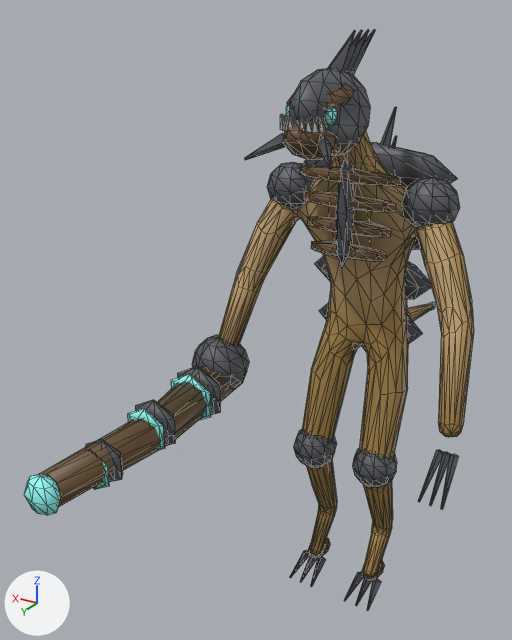
Two versions of the glTF model godot/assets/models/foes/vael_hunter.glb, one commit apart.
Both versions are drawn from a 50 mm camera at (-1.0, 2.57, 2.43) aimed at (0.33, 0.34, 1.32). The lights are fixed; the arrows at lower left show +X, +Y and +Z. The older version comes first. Mesh edges are drawn as thin lines. Vertices at exactly the same position are counted once.

The older version as bpy lines, for what is in view:
```python
me_vael_hunter = bpy.data.meshes.new('vael_hunter')
me_vael_hunter.from_pydata(...)  # 2004 vertices, 3778 faces; spans x -0.53..0.61, y -0.95..1.4, z 0.0..2.39
me_vael_hunter.materials.append(mat_defaultmaterial)
ob_vael_hunter_mesh = bpy.data.objects.new('vael_hunter_mesh', me_vael_hunter)
ob_vael_hunter_mesh.location = (0.0, 0.0, 0.0)
```
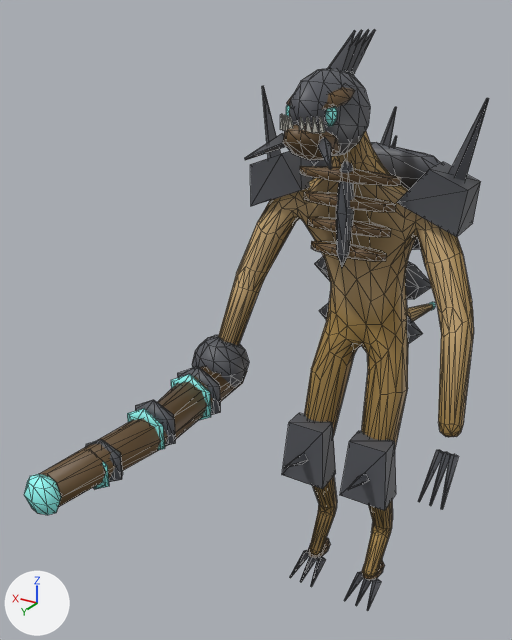
Patch to the scene script:
```diff
--- a/godot/assets/models/foes/vael_hunter.glb.py
+++ b/godot/assets/models/foes/vael_hunter.glb.py
@@ me_vael_hunter @@
 # used by ob_vael_hunter_mesh; location = (0.0, 0.0, 0.0)
-me_vael_hunter.from_pydata(...)  # 2004 vertices, 3778 faces; spans x -0.53..0.61, y -0.95..1.4, z 0.0..2.39
+me_vael_hunter.from_pydata(...)  # 1868 vertices, 3490 faces; spans x -0.53..0.61, y -0.95..1.4, z 0.0..2.39
+# me_vael_hunter part 1: the loose piece of 10 vertices spanning x -0.02..0.02, y -0.16..-0.04, z 1.94..2.11 is copied, and the copy is multiplied about its middle by the matrix ((1.463, 0.184, -0.327), (0.0, 1.317, 0.739), (0.376, -0.716, 1.275)), then moved by (-0.38, 0.26, 0.02); it spans x -0.42..-0.32, y 0.14..0.2, z 1.91..2.19
+# me_vael_hunter part 2: the loose piece of 10 vertices spanning x -0.02..0.02, y -0.16..-0.04, z 1.94..2.11 is copied, and the copy is multiplied about its middle by the matrix ((1.463, -0.184, 0.327), (0.0, 1.317, 0.739), (-0.376, -0.716, 1.275)), then moved by (0.38, 0.26, 0.02); it spans x 0.32..0.42, y 0.14..0.2, z 1.91..2.19
+# me_vael_hunter part 3: the loose piece of 10 vertices spanning x -0.16..-0.12, y 0.11..0.26, z 0.0..0.07 is copied, and the copy is turned 37.1 degrees about the x axis through its middle and scaled by 1.14, then moved by (0.0, 0.16, 0.69); it spans x -0.17..-0.11, y 0.27..0.44, z 0.67..0.75
+# me_vael_hunter part 4: the loose piece of 10 vertices spanning x 0.12..0.16, y 0.11..0.26, z 0.0..0.07 is copied, and the copy is turned 37.1 degrees about the x axis through its middle and scaled by 1.14, then moved by (0.0, 0.16, 0.69); it spans x 0.11..0.17, y 0.27..0.44, z 0.67..0.75
+# me_vael_hunter part 5: the loose piece of 52 vertices spanning x -0.24..-0.05, y 0.07..0.25, z 0.6..0.79 is rebuilt with 8 vertices and now spans x -0.24..-0.04, y 0.15..0.28, z 0.57..0.84
+# me_vael_hunter part 6: the loose piece of 52 vertices spanning x -0.38..-0.16, y 0.08..0.26, z 1.73..1.92 is rebuilt with 8 vertices and now spans x -0.42..-0.18, y 0.07..0.27, z 1.75..1.96
+# me_vael_hunter part 7: the loose piece of 52 vertices spanning x 0.05..0.24, y 0.07..0.25, z 0.6..0.79 is rebuilt with 8 vertices and now spans x 0.04..0.24, y 0.15..0.28, z 0.57..0.84
+# me_vael_hunter part 8: the loose piece of 52 vertices spanning x 0.16..0.38, y 0.08..0.26, z 1.73..1.92 is rebuilt with 8 vertices and now spans x 0.18..0.42, y 0.07..0.27, z 1.75..1.96
+# me_vael_hunter part 9: 218 kept faces spanning x -0.41..0.41, y 0.01..0.28, z 0.27..1.95 get new vertex colours; the middle colour goes from brown #a38349 to brown #a08147
 me_vael_hunter.materials.append(mat_defaultmaterial)
```

Changed parts and their boxes (x1, y1, x2, y2) in the pictures (512 x 640 px):
'vael_hunter_mesh', reshaped: before (24, 29, 474, 611); after (24, 29, 489, 611)
part 1 of me_vael_hunter, added: after (450, 98, 489, 181)
part 2 of me_vael_hunter, added: after (262, 86, 281, 158)
part 3 of me_vael_hunter, added: after (348, 473, 370, 490)
part 4 of me_vael_hunter, added: after (284, 453, 308, 468)
part 5 of me_vael_hunter, rebuilt: before (352, 448, 397, 488); after (340, 431, 396, 511)
part 6 of me_vael_hunter, rebuilt (43% wider, 49% taller): before (401, 177, 460, 227); after (396, 162, 481, 237)
part 7 of me_vael_hunter, rebuilt: before (293, 429, 337, 468); after (282, 413, 336, 489)
part 8 of me_vael_hunter, rebuilt (35% wider, 17% taller): before (267, 162, 315, 209); after (250, 151, 315, 206)
part 9 of me_vael_hunter, recoloured: (257, 178, 462, 526) in both
